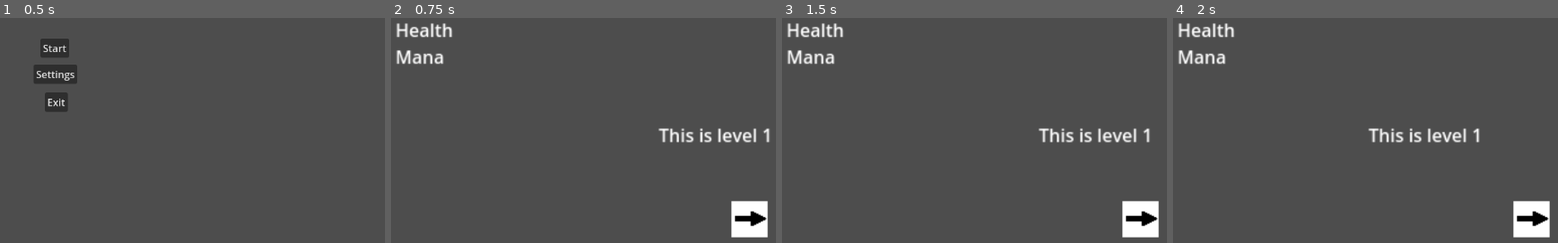
Above: before the commit, frames 1-4 (left to right).
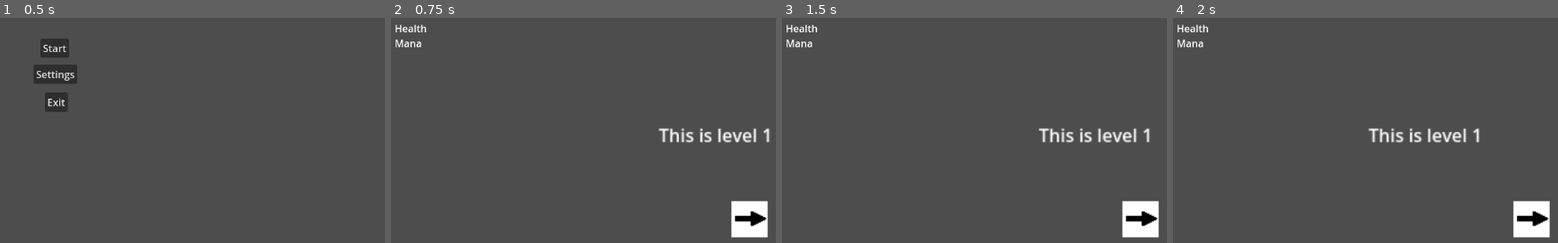
Above: after the commit, the same moments.

Repository: kisleevship/Mythmania
Game: Godot game, scene res://scenes/Main.tscn
Same seed, same stepped clock (60 frames per second), same inputs: the game is played once before the commit and once after it.
Inputs:
- Up to frame 1 (0.5 s): no input
- Up to frame 2 (0.75 s): click "Start" at 0.5 s
- Up to frame 3 (1.5 s): tap Enter at 1.25 s; hold D (right) from 1.28 s (still down)
- Up to frame 4 (2 s): keep holding D (right)

Frame 1 is identical in both runs. In frame 2, 1.2% of the frame differs, in the area x 1-16%, y 2-21%; in frame 3, 1.2%; in frame 4, 1.2%.

Commit message:
Hud fixed, now it follows the camera and behaves correctly for different window sizes

Diff:
--- a/scenes/player/Player.tscn
+++ b/scenes/player/Player.tscn
@@ -21,3 +21,5 @@
 
 [node name="Hud_position" type="Node2D" parent="Camera2D"]
 position = Vector2(-310, -168)
+
+[node name="CanvasLayer" type="CanvasLayer" parent="."]
--- a/scenes/ui/Hud.tscn
+++ b/scenes/ui/Hud.tscn
@@ -3,7 +3,7 @@
 [ext_resource type="Script" path="res://scripts/ui/Hud.gd" id="1_p38dj"]
 
 [node name="Hud" type="Node2D"]
-position = Vector2(-316, -181)
+position = Vector2(6, 5)
 script = ExtResource("1_p38dj")
 
 [node name="Health" type="Label" parent="."]
--- a/scripts/Main.gd
+++ b/scripts/Main.gd
@@ -38,7 +38,7 @@
 
 
 # Creates new scene from tscn_path and attaches it to parent
-func load_new_scene(parent: Node2D, tscn_path: String) -> Variant:
+func load_new_scene(parent: Variant, tscn_path: String) -> Variant:
 	var tscn_instance
 	var tscn_resource = load(tscn_path)
 	if (tscn_resource):
--- a/scripts/player/Player.gd
+++ b/scripts/player/Player.gd
@@ -4,6 +4,8 @@
 @export var FRICTION = 550
 @export var MAX_SPEED = 110
 @export var ROLL_SPEED = 150
+
+@onready var canvasLayer = $CanvasLayer
 
 enum {
 	RUN,
@@ -21,7 +23,7 @@
 
 func _ready():
 	Global.player = self
-	var hud = Global.main.load_new_scene(self, "res://scenes/ui/Hud.tscn")
+	var hud = Global.main.load_new_scene(canvasLayer, "res://scenes/ui/Hud.tscn")
 	Global.Hud = hud
 	# animation_tree.active = true TODO
 
